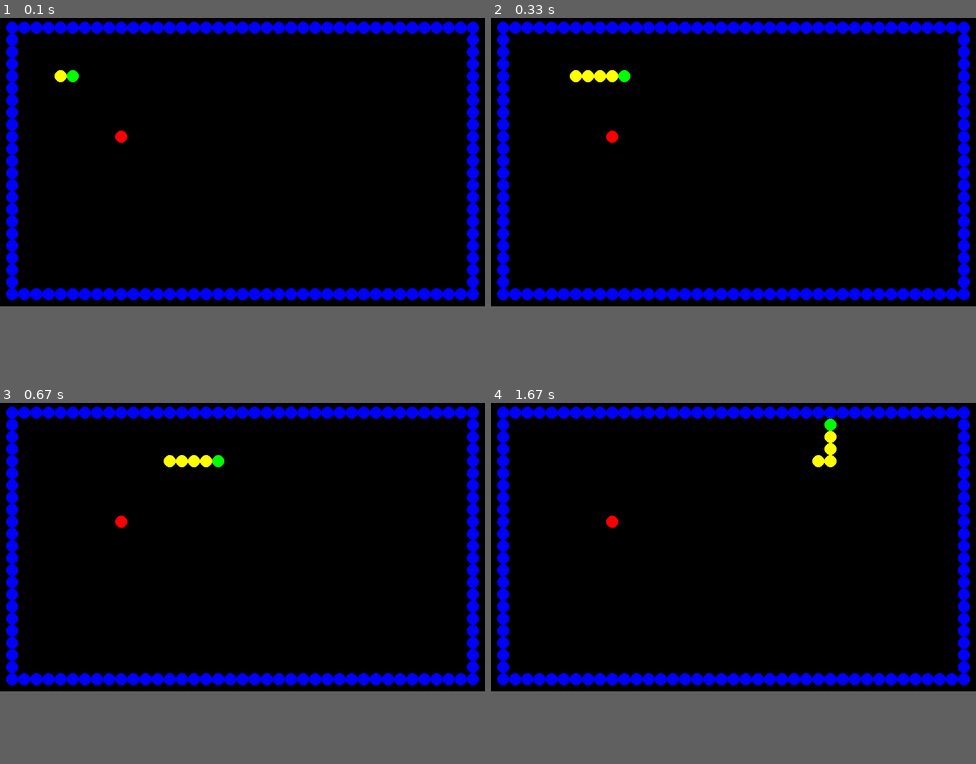
Above: before the commit, frames 1-4 (two rows, left to right).
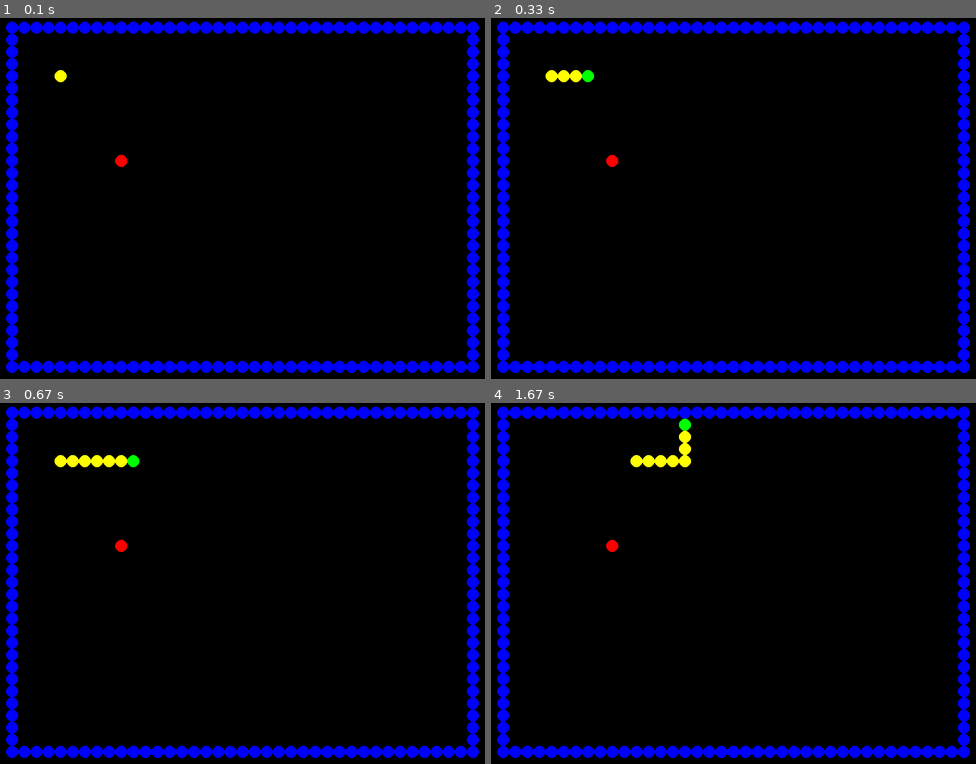
Above: after the commit, the same moments.

Repository: r00tler/snake-pygame
Game: pygame game, started from snake.py
Two runs of this game, one before a commit and one after it. Both use one fixed random seed, a clock stepped at 60 frames per second and the inputs below. The source before the commit is Python 2; it was converted automatically to run under Python 3.
Inputs:
- Up to frame 1 (0.1 s): no input
- Up to frame 2 (0.33 s): no input
- Up to frame 3 (0.67 s): tap Enter at 0.33 s
- Up to frame 4 (1.67 s): hold Up 1.17-1.63 s
The window is 800x480 before the commit and 800x600 after it. Grey fills any space a smaller window leaves; there, only what the larger window draws over its background counts as a difference.

The runs differ from the first frame. In frame 1, 5.7% of the frame differs, in the area x 1-99%, y 14-99%; in frame 2, 6.1%; in frame 3, 6.5%; in frame 4, 6.5%, in the area x 1-99%, y 4-99%.

Commit message:
python3 port, bug fixes, scoring

Diff:
--- a/snake.py
+++ b/snake.py
@@ -1,4 +1,4 @@
-#!/usr/bin/env python
+#!/usr/bin/env python3
 """snake implementation in python using pygame
 """
 
@@ -7,9 +7,13 @@
 import time
 import random
 
-WAIT	= 0.05
+# 1 ... 10
+DIFFICULTY = 1
+
+START_LENGTH = 10
+WAIT	= 0.1 / DIFFICULTY
 RADIUS	= 10
-RES	= [800, 480]
+RES	= [800, 600]
 WALL	= []
 BUG     = ()
 pygame.init()
@@ -22,7 +26,7 @@
     def __init__(self):
         self.headx = 100
         self.heady = 100
-        self.length = 6
+        self.length = START_LENGTH
         self.elements = [[self.headx, self.heady]]
 
         while len(self.elements) != (self.length - 1):
@@ -61,22 +65,19 @@
     def check_bug(self):
         """check_bug function
         """
-        print self.headx, self.heady, BUG
-
         if (self.headx, self.heady) == BUG:
-            print "mjamhm: %s"		% len(self.elements)
             self.elements.append(self.elements[-1])
             create_bug()
 
 def draw_map():
     """draw_map function
     """
-    for n in xrange(20, RES[0], 20):
+    for n in range(20, RES[0], 20):
         pygame.draw.circle(SCREEN, (0, 0, 255), (n, 20), 10)
         WALL.append([n, 20])
         pygame.draw.circle(SCREEN,(0, 0, 255),(n, RES[1] - 20), 10)
         WALL.append([n, RES[1] - 20])
-    for n in xrange(20, RES[1], 20):
+    for n in range(20, RES[1], 20):
         pygame.draw.circle(SCREEN, (0, 0, 255),(20, n), 10)
         WALL.append([20, n])
         pygame.draw.circle(SCREEN, (0, 0, 255), (RES[0] - 20, n), 10)
@@ -86,12 +87,11 @@
 def create_bug():
     """create_bug function
     """
+    global BUG
     BUG = ()
     while ( list(BUG) in WALL ) or ( list(BUG) in SNAKE.elements) or (not BUG):
-#    while ( list(BUG) in WALL ) or ( list(BUG) in SNAKE.elements):
         BUG = (random.randrange(40, RES[0] - 40 , 20),
             (random.randrange(40, RES[1] - 40 , 20)))
-    print BUG
 
     pygame.draw.circle(SCREEN, (255, 0, 0), BUG, RADIUS)
     pygame.display.flip()
@@ -126,6 +126,9 @@
 def exit_dead():
     """exit_dead funtion
     """
+    print("Difficulty:\t%d" % DIFFICULTY)
+    print("Bugs eaten:\t%d" % (len(SNAKE.elements) - START_LENGTH + 1))
+    print("Score:\t\t%d" % ((len(SNAKE.elements) - START_LENGTH + 1) * DIFFICULTY))
     time.sleep(1)
     pygame.quit()
     sys.exit()
